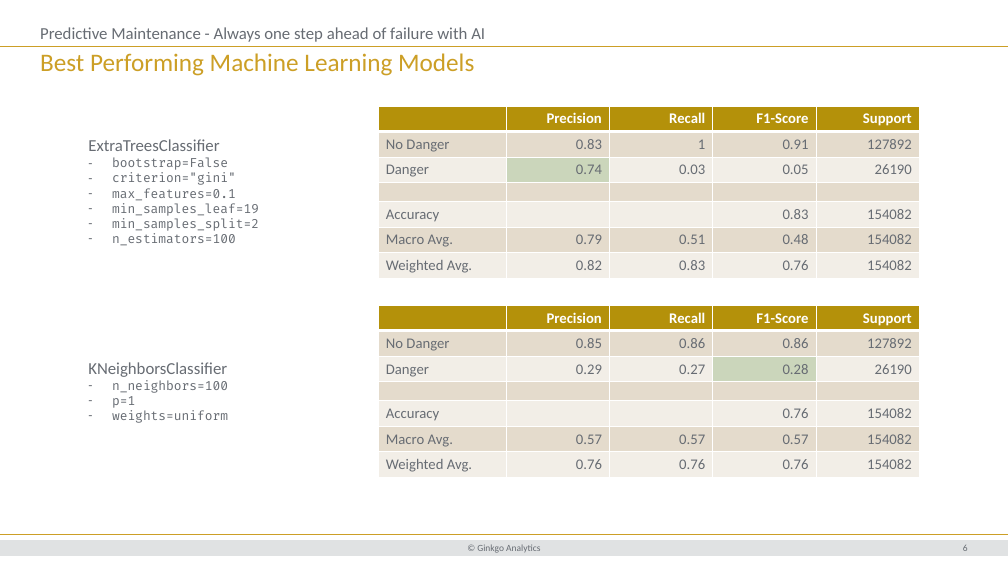
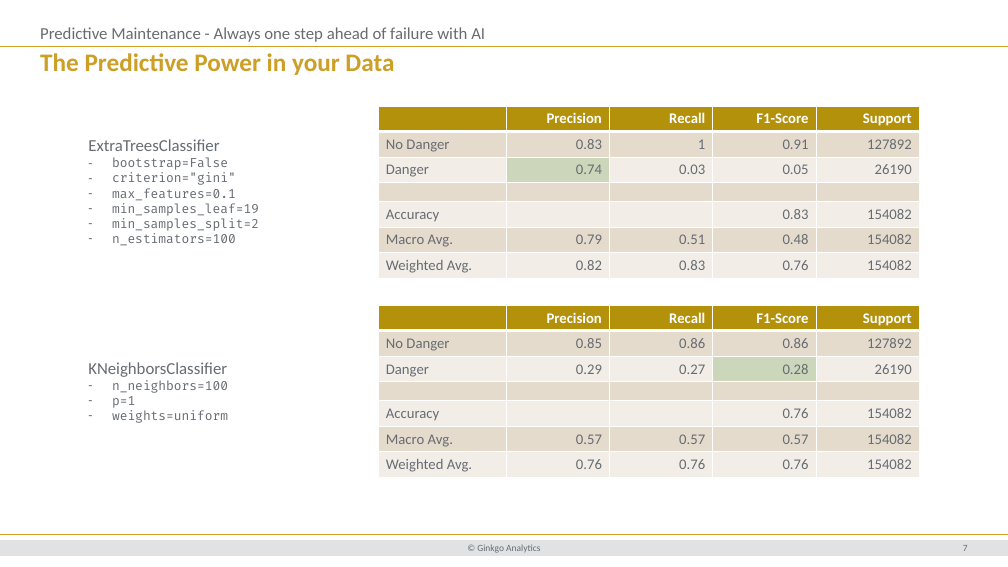
Before and after one commit to LukasKaspras/ginkgo_datacase_interview, a slide deck: slide 7 of reports/ds_presentation.pptx (slide 6 before the commit). Drawn at 1008x567 pixels with LibreOffice and Linux fonts; fonts in the diff are those of the drawing; background and template pictures are left out. Boxes give left, top, right and bottom in pixels: in the first picture for what was removed or moved away, otherwise in the second. Text is boxed around its words. In the diff, an @@ line names an element or a change of style, - is before the commit and + after.

```diff
--- a/reports/ds_presentation.pptx
+++ b/reports/ds_presentation.pptx
@@ title at (x1=40, y1=53, x2=394, y2=75): text changed; bold on @@
-Best Performing Machine Learning Models
+The Predictive Power in your Data
```
Also in this commit, not shown: 7 other slides changed, 3 slides added, 1 slide removed, 1 other file.
